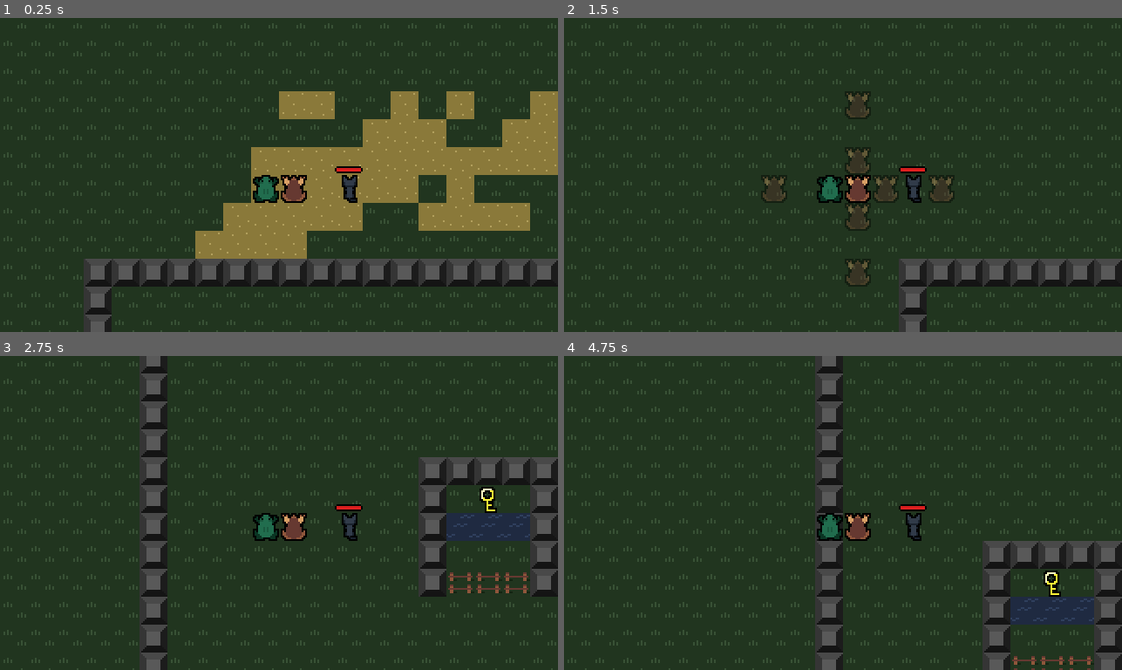
Above: before the commit, frames 1-4 (two rows, left to right).
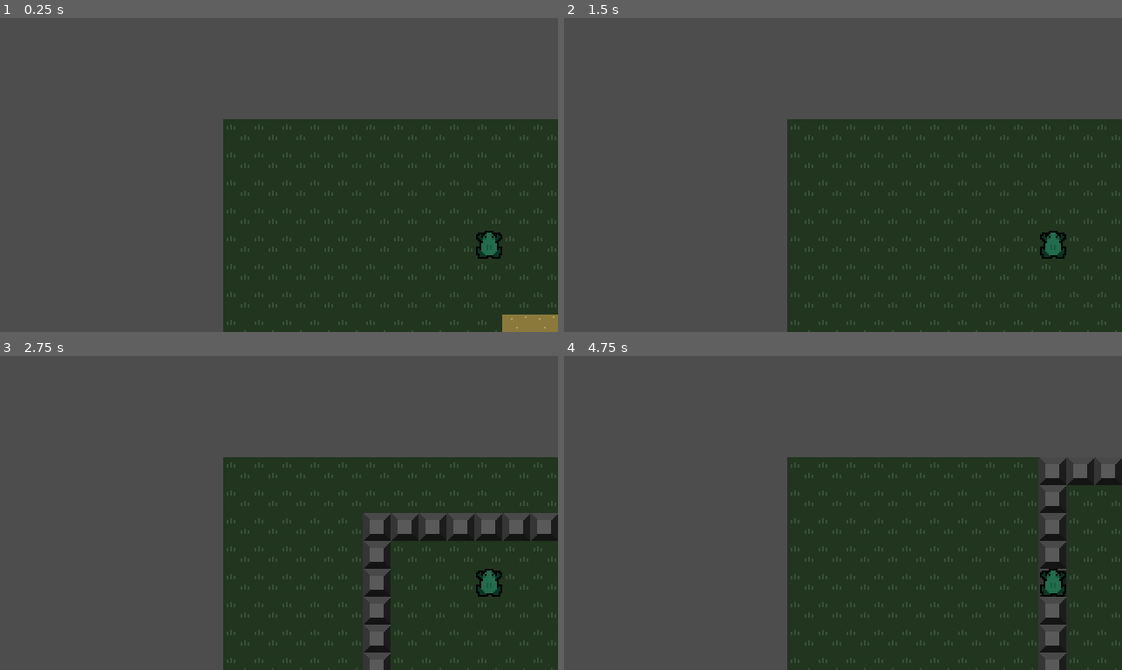
Above: after the commit, the same moments.

Repository: JiriOne/LDJAM56
Game: Godot game, scene res://scenes/main/main.tscn
Two runs of this game, one before a commit and one after it. Both use one fixed random seed, a clock stepped at 60 frames per second and the inputs below.
Inputs (mouse positions are in pixels of both pictures, inside the frame that each line leads up to):
- Up to frame 1 (0.25 s): no input
- Up to frame 2 (1.5 s): tap Enter at 0.5 s; move the mouse to (831, 187) at 0.52 s; click (831, 187) at 0.67 s; tap Space (ui_select) at 0.77, 1.25 s; move the mouse to (854, 187) at 1.27 s; hold Left (ui_left) from 1.28 s (still down); click (854, 187) at 1.42 s
- Up to frame 3 (2.75 s): tap Space (ui_select) at 1.52 s; tap Enter at 2 s; move the mouse to (334, 443) at 2.02 s; release Left (ui_left) at 2.03 s; click (334, 443) at 2.17 s
- Up to frame 4 (4.75 s): tap Space (ui_select) at 2.75, 3.02, 3.77, 4.25, 4.52 s; move the mouse to (815, 575) at 2.77 s; click (815, 575) at 2.92 s; tap Enter at 3.5 s; move the mouse to (1010, 560) at 3.52 s; hold Left (ui_left) from 3.53 s (still down); click (1010, 560) at 3.67 s; move the mouse to (675, 465) at 4.27 s; click (675, 465) at 4.42 s

The runs differ from the first frame. In frame 1, 75% of the frame differs, in the area x 0-100%, y 0-100%; in frame 2, 61%; in frame 3, 62%; in frame 4, 67%.
Error before the commit: Invalid access to property or key 'turn_taken' on a base object of type 'previously freed'. (res://globals/controller.gd:31)
Error after the commit: Trying to assign invalid previously freed instance. (res://ui/overlays/player_compass/player_compass.gd:8)

Commit message:
start indicator

Diff:
--- a/new-game-project/entities/frog/frog.tscn
+++ b/new-game-project/entities/frog/frog.tscn
@@ -79,4 +79,8 @@
 "": SubResource("AnimationLibrary_r1oun")
 }
 
+[node name="VisibleOnScreenNotifier2D" type="VisibleOnScreenNotifier2D" parent="."]
+position = Vector2(8.5, 8.5)
+scale = Vector2(0.25, 0.35)
+
 [connection signal="input_event" from="." to="." method="_on_input_event"]
--- a/new-game-project/entities/mole/mole.tscn
+++ b/new-game-project/entities/mole/mole.tscn
@@ -81,4 +81,8 @@
 "": SubResource("AnimationLibrary_r1oun")
 }
 
+[node name="VisibleOnScreenNotifier2D" type="VisibleOnScreenNotifier2D" parent="."]
+position = Vector2(8.5, 8.5)
+scale = Vector2(0.25, 0.35)
+
 [connection signal="input_event" from="." to="." method="_on_input_event"]
--- a/new-game-project/entities/player/player.gd
+++ b/new-game-project/entities/player/player.gd
@@ -16,6 +16,7 @@
 
 
 var available_targets : Array[Vector2]
+@onready var on_screen_notifier = $VisibleOnScreenNotifier2D
 
 @onready var globalUtil = get_node("/root/GlobalUtil")
 @onready var controller = get_node("/root/Controller")
--- a/new-game-project/scenes/level/camera_2d.gd
+++ b/new-game-project/scenes/level/camera_2d.gd
@@ -9,8 +9,8 @@
 
 # Called when the node enters the scene tree for the first time.
 func _ready() -> void:
-	self.position.x = 160
-	self.position.y = 160
+	self.position.x = 32
+	self.position.y = 32
 	Controller.player_focused.connect(focus_on_player)
 
 # Called every frame. 'delta' is the elapsed time since the previous frame.
--- a/new-game-project/scenes/level/level.tscn
+++ b/new-game-project/scenes/level/level.tscn
@@ -16,13 +16,14 @@
 grid_height = 100
 
 [node name="Frog" parent="GridSystem" instance=ExtResource("2_iquky")]
-gridPosition = Vector2(9, 10)
+gridPosition = Vector2(9, 4)
 attackDamage = 40
 
 [node name="Enemy" parent="GridSystem" instance=ExtResource("3_cnh8g")]
 gridPosition = Vector2(12, 10)
 
 [node name="Mole" parent="GridSystem" instance=ExtResource("5_hiqb6")]
+gridPosition = Vector2(16, 4)
 
 [node name="Camera2D" type="Camera2D" parent="."]
 position_smoothing_speed = 8.0
--- a/new-game-project/scenes/main/main.tscn
+++ b/new-game-project/scenes/main/main.tscn
@@ -1,7 +1,10 @@
-[gd_scene load_steps=2 format=3 uid="uid://dqkxs8gjv6w0r"]
+[gd_scene load_steps=3 format=3 uid="uid://dqkxs8gjv6w0r"]
 
 [ext_resource type="PackedScene" uid="uid://nrtd32g467au" path="res://scenes/level/level.tscn" id="1_ftc47"]
+[ext_resource type="PackedScene" uid="uid://dksht6kj0wulv" path="res://ui/ui.tscn" id="2_uglo8"]
 
 [node name="Main" type="Node2D"]
 
 [node name="Level" parent="." instance=ExtResource("1_ftc47")]
+
+[node name="UI" parent="." instance=ExtResource("2_uglo8")]
--- a/new-game-project/ui/overlays/player_compass/player_compass.gd
+++ b/new-game-project/ui/overlays/player_compass/player_compass.gd
@@ -1 +1,28 @@
 extends Control
+
+const player_compass_doodle = preload("res://ui/overlays/player_compass/player_compass_doodle.tscn")
+var player_doodles : Dictionary
+
+func _ready() -> void:
+	var party = Controller.party
+	for ply : Player in party:
+		ply.on_screen_notifier.screen_entered.connect(_on_player_screen_enter.bind(ply))
+		ply.on_screen_notifier.screen_exited.connect(_on_player_screen_exit.bind(ply))
+
+func _process(delta: float) -> void:
+	#var party = Controller.party
+	for doodle in player_doodles.keys():
+		#pivot_offset
+		var center_to_player = player_doodles.get(doodle).global_position - get_viewport().get_camera_2d().get_screen_center_position()
+		var screen_width = get_viewport_rect().size.x
+		var screen_height = get_viewport_rect().size.y
+		var screen_edge_position = Vector2(screen_width / 2 + center_to_player.normalized().x * 120, screen_height / 2 + center_to_player.normalized().y * 80)
+		doodle.position = screen_edge_position
+
+func _on_player_screen_enter(ply : Player):
+	pass
+
+func _on_player_screen_exit(ply : Player):
+	var doodle = player_compass_doodle.instantiate()
+	add_child(doodle)
+	player_doodles.get_or_add(doodle, ply)
--- a/new-game-project/ui/overlays/player_compass/player_compass.tscn
+++ b/new-game-project/ui/overlays/player_compass/player_compass.tscn
@@ -9,14 +9,8 @@
 anchor_bottom = 1.0
 grow_horizontal = 2
 grow_vertical = 2
+pivot_offset = Vector2(162, 92)
+size_flags_horizontal = 6
+size_flags_vertical = 6
+mouse_filter = 2
 script = ExtResource("1_un85x")
-
-[node name="ColorRect" type="ColorRect" parent="."]
-layout_mode = 1
-anchors_preset = -1
-anchor_right = 1.0
-anchor_bottom = 1.0
-offset_left = 10.0
-offset_top = 10.0
-offset_right = -301.0
-offset_bottom = -161.0
--- /dev/null
+++ b/new-game-project/ui/overlays/player_compass/player_compass_doodle.tscn
@@ -0,0 +1,16 @@
+[gd_scene format=3 uid="uid://blbcts7koxmm5"]
+
+[node name="PlayerCompassDoodle" type="Control"]
+layout_mode = 3
+anchors_preset = 0
+
+[node name="ColorRect" type="ColorRect" parent="."]
+custom_minimum_size = Vector2(16, 16)
+layout_mode = 1
+anchors_preset = 15
+anchor_right = 1.0
+anchor_bottom = 1.0
+offset_right = 16.0
+offset_bottom = 16.0
+grow_horizontal = 2
+grow_vertical = 2
--- a/new-game-project/ui/ui.tscn
+++ b/new-game-project/ui/ui.tscn
@@ -1,9 +1,7 @@
-[gd_scene format=3 uid="uid://dksht6kj0wulv"]
+[gd_scene load_steps=2 format=3 uid="uid://dksht6kj0wulv"]
 
-[node name="UI" type="Control"]
-layout_mode = 3
-anchors_preset = 15
-anchor_right = 1.0
-anchor_bottom = 1.0
-grow_horizontal = 2
-grow_vertical = 2
+[ext_resource type="PackedScene" uid="uid://cojkbrlafpemr" path="res://ui/overlays/player_compass/player_compass.tscn" id="1_5i8ff"]
+
+[node name="UI" type="CanvasLayer"]
+
+[node name="PlayerCompass" parent="." instance=ExtResource("1_5i8ff")]
